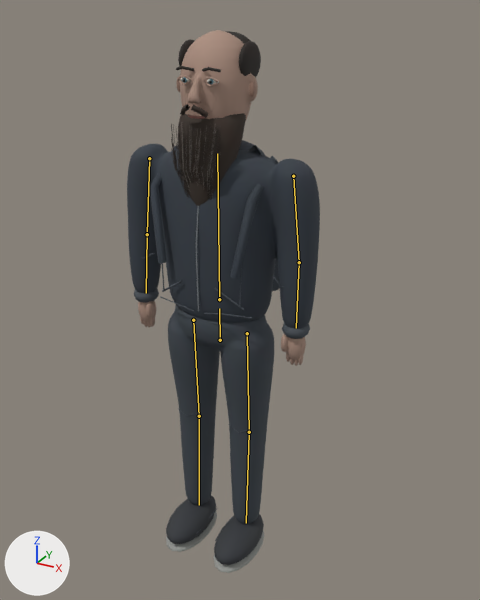
What one commit did to the glTF model gabriel-portfolio/public/models/gabriel-rigged.glb.
Camera for both pictures: a 50 mm camera at (1.032, -2.055, 1.883) aimed at (-0.029, -0.126, 0.918). Lighting does not change. The marker at lower left points along +X, +Y and +Z. The older version comes first. Both versions are drawn at frame 1 of the action 'SitDown'; the numbers are the values there. The bones that change, and the others that lie on the model, are drawn over the model as lines.

Names of what the first picture shows: 'Continuous tailored jacket'.
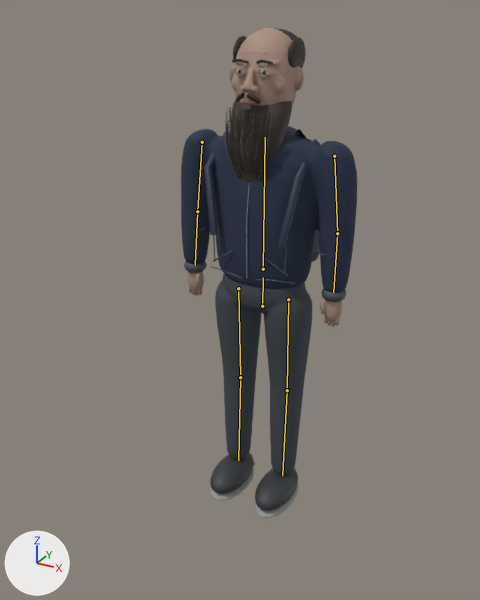
The edits, one by one:
Bone 'hips' (bone_hips) moves from (0.0, 0.0, 0.32) to (0.0, 0.0, 0.0).

Location of each change, [x1, y1, x2, y2] in pixels of the pictures (480 x 600 px):
'Continuous tailored jacket', posed (9% narrower, 10% shorter)
    before: [127, 30, 320, 573]
    after: [181, 27, 357, 518]
bone 'hips', root to tip
    before: (220, 340) to (219, 308)
    after: (262, 306) to (263, 277)
